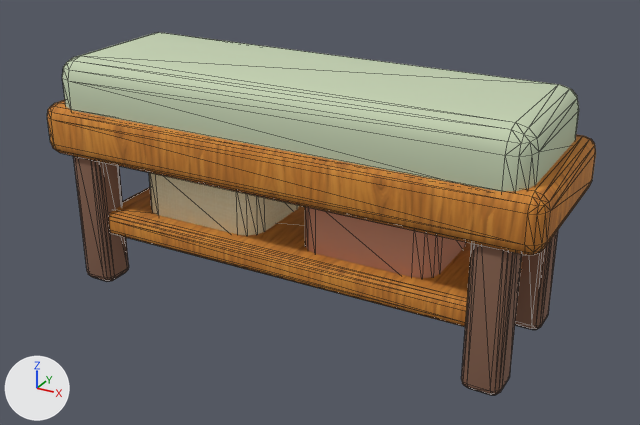
The glTF model public/models/furniture/bench.glb as it was, and as the next commit left it.
The view is the same before and after, from a 50 mm lens placed at (0.827, -1.447, 0.927), pointed at (0.035, -0.007, 0.207). Arrows for +X, +Y and +Z are at lower left; the lights stay in place. The picture after the commit comes second. Mesh edges are drawn as thin lines. Vertices at exactly the same position are counted once.

In view in the first picture: 'bench'.
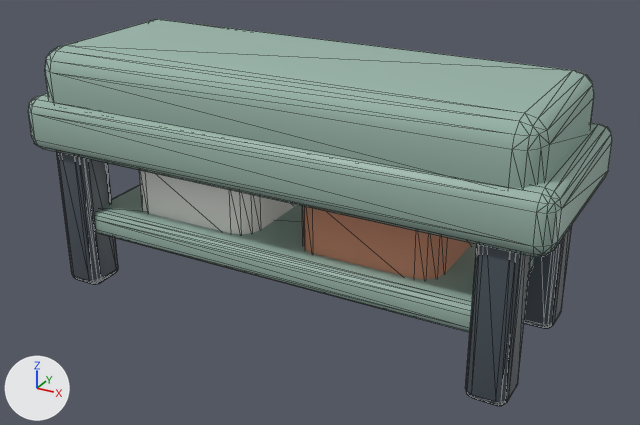
Pixel boxes (x1, y1, x2, y2) of what changed, in the pictures (640 x 425 px):
'bench', surface changed, recoloured, rescaled (6% wider, 7% taller): before (47, 32, 596, 395); after (28, 19, 612, 406)

What changed in the scene script:
```text
Change mat_wood_honey_textured:
    remove mat_wood_honey_textured.texture = img_handpainted_honey_oak
    add mat_wood_honey_textured.base_color = (0.32, 0.46, 0.4)  # grey #99b5aa
    mat_wood_honey_textured.roughness: 0.82 -> 0.47
Change mat_upholstery_textured:
    mat_upholstery_textured.base_color: (0.56, 0.65, 0.45) -> (0.32, 0.46, 0.4)  # pale green #c5d3b3 -> grey #99b5aa
Change mat_wood_dark:
    mat_wood_dark.base_color: (0.24, 0.12, 0.075) -> (0.07, 0.09, 0.11)  # brown #86614d -> greyish blue #4b555d
Change mat_linen_textured:
    remove mat_linen_textured.texture = img_handpainted_cream_linen
    add mat_linen_textured.base_color = (0.9, 0.9, 0.86)  # white #f3f3ef
    mat_linen_textured.roughness: 0.98 -> 0.94
Change me_cube_155:
    used by ob_bench; location = (0.0, 0.0, 0.343)
    remove me_cube_155.from_pydata(...)  # 864 vertices, 1692 faces; spans x -0.528..0.528, y -0.181..0.181, z -0.343..0.153
    add me_cube_155.from_pydata(...)  # 864 vertices, 1692 faces; spans x -0.55..0.55, y -0.21..0.21, z 0.0..0.52
    me_cube_155 part 1: the whole mesh is scaled about its middle by (1.04, 1.16, 1.05), then moved by (0.0, 0.0, 0.355)
Change ob_bench:
    ob_bench.location: (0.0, 0.0, 0.343) -> (0.0, 0.0, 0.0)
```
